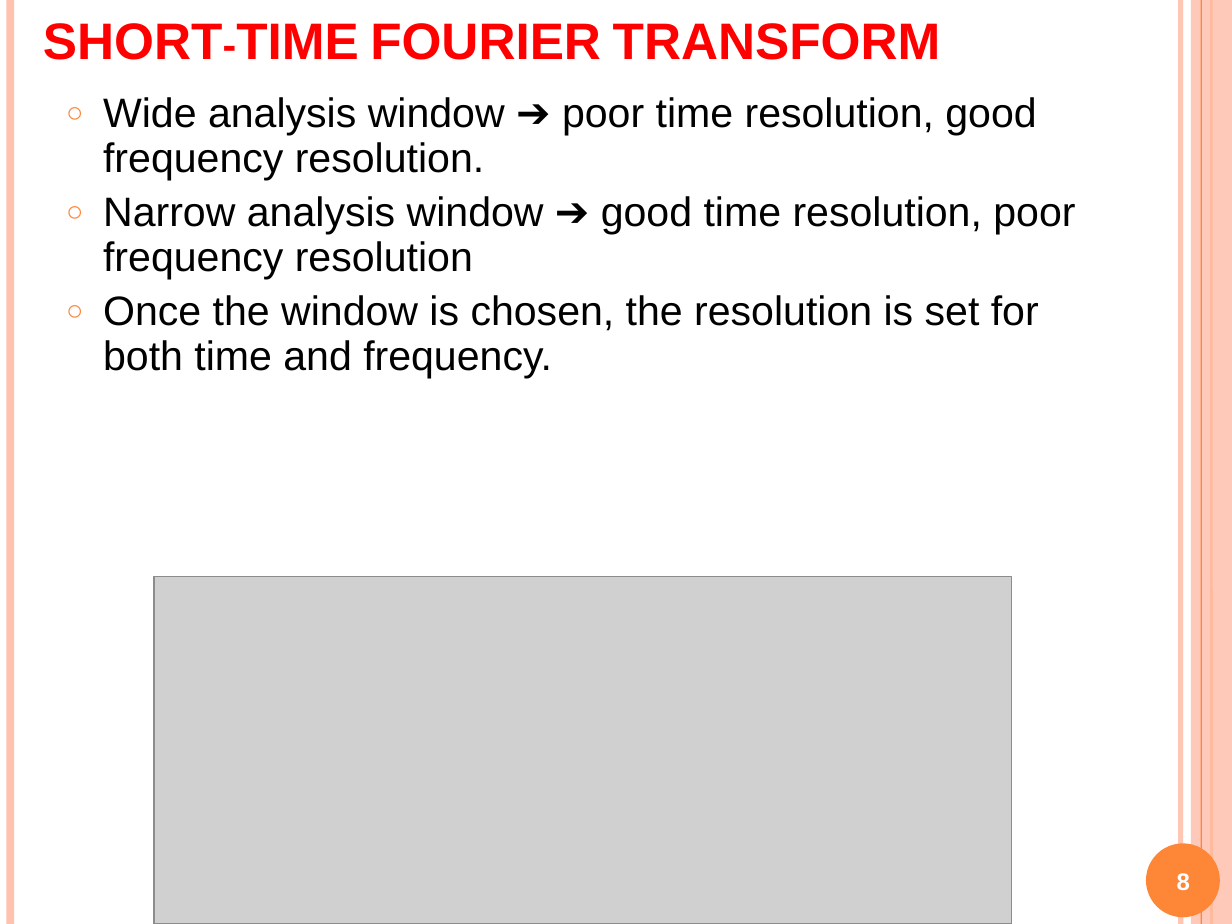
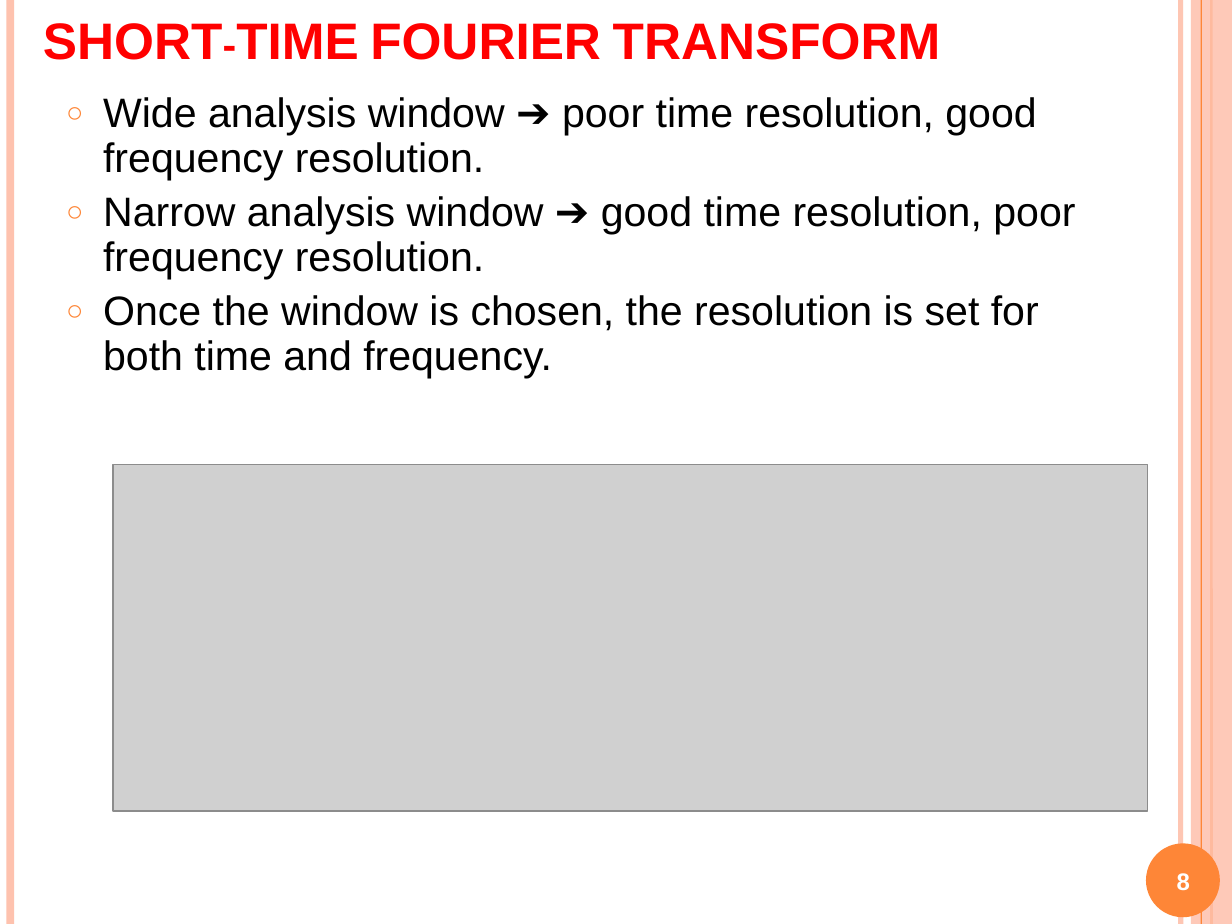
Before and after one commit to Alex7Huynh/dip-g9, a slide deck: slide 8 of 6. PPT/Wavelet transform.pptx. Drawn at 1232x924 pixels with LibreOffice and Linux fonts; fonts in the diff are those of the drawing; grey boxes stand for pictures. Boxes give left, top, right and bottom in pixels: in the first picture for what was removed or moved away, otherwise in the second. Text is boxed around its words. In the diff, an @@ line names an element or a change of style, - is before the commit and + after.

```diff
--- a/6. PPT/Wavelet transform.pptx
+++ b/6. PPT/Wavelet transform.pptx
@@ text at bbox=[103, 196, 1075, 279]: text changed @@
-○ Narrow analysis window ➔ good time resolution, poor frequency resolution
+○ Narrow analysis window ➔ good time resolution, poor frequency resolution.
@@ picture: place and size @@
-picture at bbox=[154, 577, 1011, 924]
+picture at bbox=[113, 464, 1148, 811]
```
Also in this commit, not shown: 21 other slides changed, 27 slides added, 4 slides removed.
